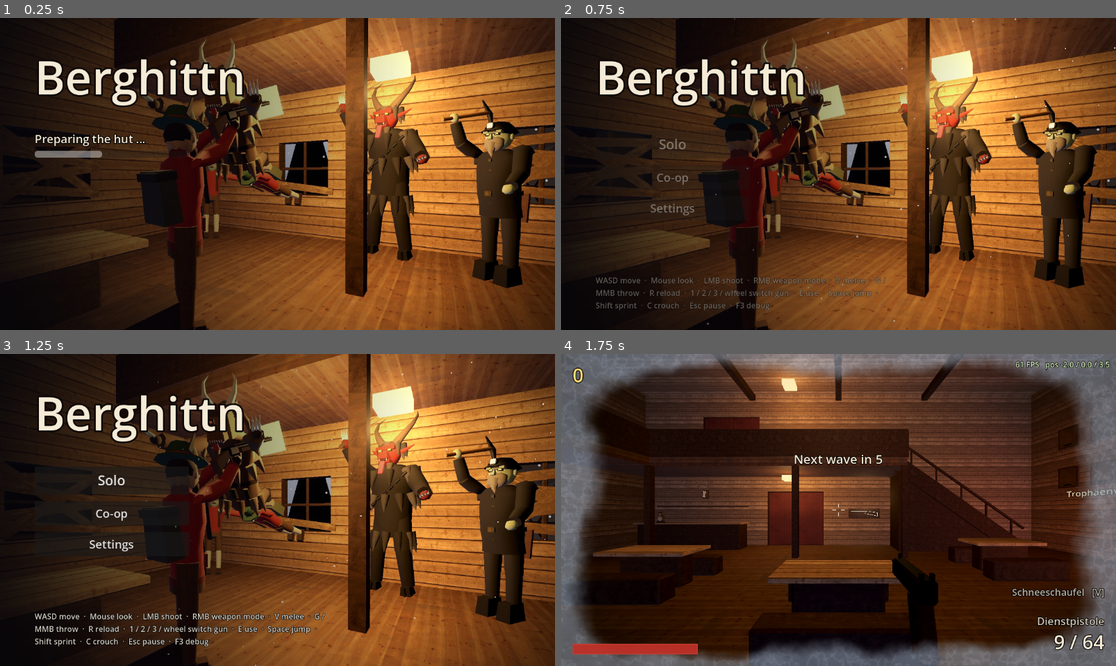
Above: before the commit, frames 1-4 (two rows, left to right).
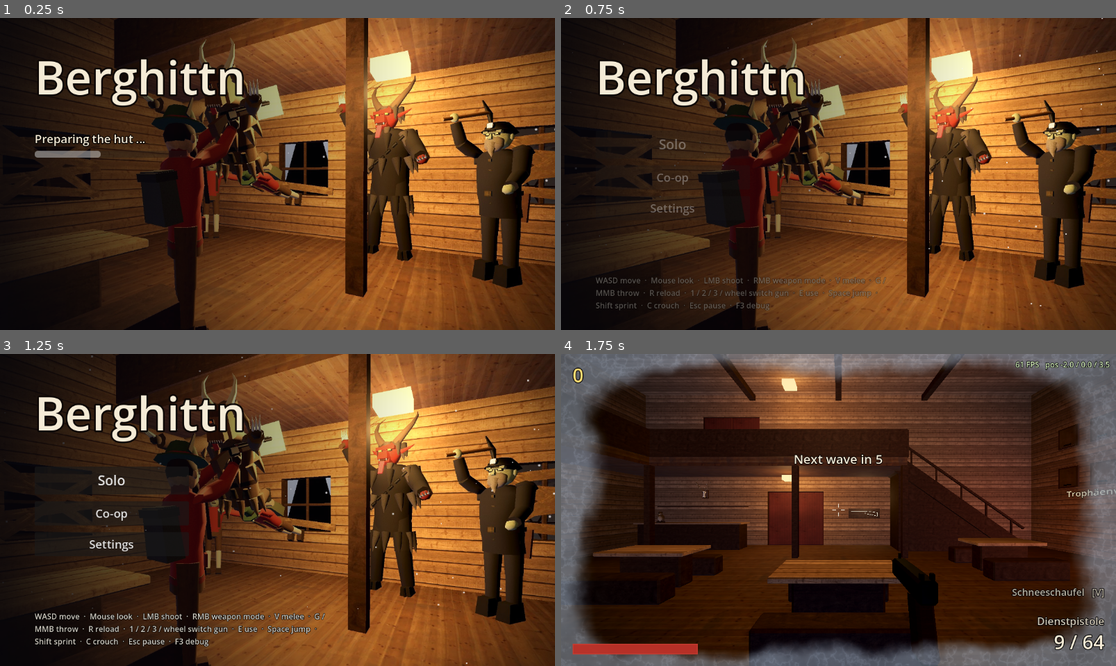
Above: after the commit, the same moments.

Repository: WiesnSims/Berghittn
Game: Godot game, scene res://scenes/main.tscn
Same seed, same stepped clock (60 frames per second), same inputs: the game is played once before the commit and once after it.
Inputs (mouse positions are in pixels of both pictures, inside the frame that each line leads up to):
- Up to frame 1 (0.25 s): no input
- Up to frame 2 (0.75 s): move the mouse to (960, 158) at 0.52 s; hold D (move_right) from 0.53 s (still down); hold Right mouse button (secondary) from 0.53 s (still down); click (960, 158) at 0.67 s
- Up to frame 3 (1.25 s): keep holding D (move_right); keep holding Right mouse button (secondary); tap Space (jump) at 0.77 s
- Up to frame 4 (1.75 s): release D (move_right) at 1.25 s; release Right mouse button (secondary) at 1.25 s; click "Solo" at 1.25 s

The runs differ from the first frame. In frame 1, less than 0.1% of the frame differs, in the area x 17-19%, y 42-45%; in frame 2, 0.1%; in frame 3, 0.1%, in the area x 4-100%, y 0-100%; in frame 4, nothing differs.

Commit message:
Die Resi plays fair (#94): 5 s of grace, then 3 blows before she bolts
Her bell lures only 5 s after a player first came near. Each enemy at her
strikes once every 1.5 s, and she bolts after 3 blows, shown on a bar over
her back (synced to co-op copies).

Co-Authored-By: Claude Opus 5.5 <noreply@anthropic.com>
Claude-Session: https://claude.ai/code/session_01QZdAYet6vTHzMJxL6DLMsm

Diff:
--- /dev/null
+++ b/assets/materials/resi_bar_back.tres
@@ -0,0 +1,7 @@
+[gd_resource type="StandardMaterial3D" format=3]
+
+[resource]
+shading_mode = 0
+albedo_color = Color(0.08, 0.06, 0.05, 1)
+billboard_mode = 1
+billboard_keep_scale = true
--- /dev/null
+++ b/assets/materials/resi_bar_fill.tres
@@ -0,0 +1,7 @@
+[gd_resource type="StandardMaterial3D" format=3]
+
+[resource]
+shading_mode = 0
+albedo_color = Color(1, 0.55, 0.75, 1)
+billboard_mode = 1
+billboard_keep_scale = true
--- a/scripts/constants.gd
+++ b/scripts/constants.gd
@@ -116,6 +116,15 @@
 # Seconds between her moos (random in between).
 const RESI_MOO_MIN: float = 7.0
 const RESI_MOO_MAX: float = 15.0
+## Playing fair (#94, play-test 2026-10-24): her bell lures only this many seconds after a player first
+## came near; then she takes this many blows before she bolts, each enemy at her striking once every
+## RESI_HIT_INTERVAL seconds (the first one that long after it got to her).
+const RESI_NOTICE_GRACE: float = 5.0
+const RESI_HEALTH: int = 3
+const RESI_HIT_INTERVAL: float = 1.5
+## Her health bar over her back: how high (m), how wide and how tall.
+const RESI_BAR_HEIGHT: float = 2.0
+const RESI_BAR_SIZE: Vector2 = Vector2(0.9, 0.1)
 
 # Random events: from which wave, the chance per wave, and when in the wave (seconds).
 const RANDOM_EVENT_FIRST_WAVE: int = 2
--- a/scripts/events/resi.gd
+++ b/scripts/events/resi.gd
@@ -1,9 +1,11 @@
 class_name Resi
 extends CharacterBody3D
 ## Die Resi (section 8a): a lost Almkuh who wanders down into the beer garden for a while. Hold E to
-## milk her (full heal and a free Brettljause helping). Once a player has come near her, her bell draws
-## the enemies around her (group "lures", see Enemy), and if one reaches her she bolts. Until then they
-## leave her alone, so she is not chased off before anyone got to her. The EventDirector sends her in.
+## milk her (full heal and a free Brettljause helping). RESI_NOTICE_GRACE seconds after a player first
+## came near her, her bell draws the enemies around her (group "lures", see Enemy); each that reaches
+## her strikes her now and then, and after RESI_HEALTH blows (a bar over her back) she bolts. Until
+## then they leave her alone, so she is not chased off before anyone got to her (#94: before, the
+## first touch made her bolt the moment a player came near). The EventDirector sends her in.
 ## Co-op (M7, CoopEvents): she walks on the host; a guest's copy only shows her, and a guest's milking
 ## is the host's to allow (then the guest's own game heals them and serves the Jause).
 
@@ -15,6 +17,8 @@
 const NECK: Vector3 = Vector3(0.0, 1.3, -0.72)
 const STRAP: Vector3 = Vector3(0.0, 1.08, -0.86)
 const TAIL: Vector3 = Vector3(0.0, 1.38, 0.86)
+const BAR_BACK: Material = preload("res://assets/materials/resi_bar_back.tres")
+const BAR_FILL: Material = preload("res://assets/materials/resi_bar_fill.tres")
 
 ## Seconds between milking pulls while E is held (Interactor).
 var interact_repeat: float = 0.1
@@ -37,8 +41,16 @@
 var _leg_time: float = 0.0
 var _milk: float = 0.0
 var _milk_since: float = INF
-# Whether a player has come near her yet; only from then on does her bell lure (and stays luring).
+# Whether a player has come near her yet, and seconds since; RESI_NOTICE_GRACE later her bell lures
+# (and stays luring).
 var _noticed: bool = false
+var _near_since: float = -1.0
+## Blows she can still take before she bolts (#94); a copy has the host's.
+var health: int = Constants.RESI_HEALTH
+# Enemy -> seconds until it strikes her again, for those at her now.
+var _strikers: Dictionary = {}
+var _bar: Node3D
+var _bar_fill: QuadMesh
 var _walk_phase: float = 0.0
 var _moving: float = 0.0
 var _head_down: float = 0.0
@@ -58,6 +70,37 @@
 	_rng.randomize()
 	for child: Node in _model.get_children():
 		_rest[child] = (child as Node3D).transform
+	_build_bar()
+
+
+func _build_bar() -> void:
+	_bar = Node3D.new()
+	_bar.position = Vector3.UP * Constants.RESI_BAR_HEIGHT
+	add_child(_bar)
+	var back := MeshInstance3D.new()
+	var quad := QuadMesh.new()
+	quad.size = Constants.RESI_BAR_SIZE + Vector2(0.04, 0.04)
+	back.mesh = quad
+	back.material_override = BAR_BACK
+	back.cast_shadow = GeometryInstance3D.SHADOW_CASTING_SETTING_OFF
+	_bar.add_child(back)
+	var fill := MeshInstance3D.new()
+	_bar_fill = QuadMesh.new()
+	fill.mesh = _bar_fill
+	fill.material_override = BAR_FILL
+	fill.cast_shadow = GeometryInstance3D.SHADOW_CASTING_SETTING_OFF
+	_bar.add_child(fill)
+	_show_health()
+
+
+## The bar: her blows left, from the left (the quad is turned to the camera, so it is shaped in its
+## own space: the fill a little in front of the back).
+func _show_health() -> void:
+	var share: float = clampf(float(health) / Constants.RESI_HEALTH, 0.0, 1.0)
+	var width: float = Constants.RESI_BAR_SIZE.x
+	_bar_fill.size = Vector2(maxf(width * share, 0.001), Constants.RESI_BAR_SIZE.y)
+	_bar_fill.center_offset = Vector3(-width * (1.0 - share) * 0.5, 0.0, 0.01)
+	_bar.visible = is_milkable() and health > 0
 
 
 ## Walks in through the garden gate, down the ramp, and then between the spots, always by way of the
@@ -85,12 +128,17 @@
 
 
 func net_state() -> Array:
-	return [int(_state), not _route.is_empty()]
+	return [int(_state), not _route.is_empty(), health]
 
 
 func net_apply(state: Array) -> void:
 	var new_state: State = int(state[0]) as State
 	_copy_walking = bool(state[1])
+	if state.size() > 2 and int(state[2]) != health:
+		if int(state[2]) < health:
+			_moo()
+		health = int(state[2])
+		_show_health()
 	if new_state == _state:
 		return
 	if new_state in [State.MILKED, State.LEAVING, State.BOLTING]:
@@ -98,6 +146,7 @@
 	if new_state == State.MILKED:
 		_milk = 0.0
 	_state = new_state
+	_show_health()
 
 
 ## Host: a guest milked their copy of her to the end.
@@ -132,8 +181,26 @@
 	return false
 
 
-func lure_reached(_enemy: Node3D) -> void:
-	if is_luring():
+## An enemy at her: it strikes her every RESI_HIT_INTERVAL; out of blows, she bolts.
+func lure_reached(enemy: Node3D) -> void:
+	if not is_luring():
+		return
+	if not _strikers.has(enemy):
+		_strikers[enemy] = Constants.RESI_HIT_INTERVAL
+		return
+	if _strikers[enemy] > 0.0:
+		return
+	_strikers[enemy] = Constants.RESI_HIT_INTERVAL
+	struck()
+
+
+## A blow: one less, and a moo; the last one sends her off.
+func struck() -> void:
+	health -= 1
+	Sound.play_at(&"enemy_attack", global_position + Vector3.UP * 1.0)
+	_moo()
+	_show_health()
+	if health <= 0:
 		_leave(true)
 
 
@@ -172,8 +239,17 @@
 		_copy_step(delta)
 		return
 	_milk_since += delta
-	if not _noticed:
-		_noticed = _player_near()
+	if _near_since < 0.0 and _player_near():
+		_near_since = 0.0
+	if _near_since >= 0.0 and not _noticed:
+		_near_since += delta
+		_noticed = _near_since >= Constants.RESI_NOTICE_GRACE
+	# Enemies at her count down to their next blow; those gone are forgotten.
+	for enemy: Node3D in _strikers.keys():
+		if not is_instance_valid(enemy) or not (enemy as Enemy).is_alive() or _flat_distance(enemy) > Constants.ENEMY_LURE_REACH + 0.5:
+			_strikers.erase(enemy)
+		else:
+			_strikers[enemy] -= delta
 	_moo_left -= delta
 	if _moo_left <= 0.0:
 		_moo()
@@ -228,12 +304,17 @@
 	Events.event_announced.emit(text)
 
 
+func _flat_distance(node: Node3D) -> float:
+	return Vector2(node.global_position.x - global_position.x, node.global_position.z - global_position.z).length()
+
+
 func _milked() -> void:
 	_moo()
 	_milk = 0.0
 	_state = State.MILKED
 	_wait_left = 1.5
 	_drop_marker()
+	_show_health()
 
 
 func _leave(bolt: bool) -> void:
@@ -243,6 +324,7 @@
 		Coop.announce("EVENT_RESI_BOLTED")
 		_moo()
 	_drop_marker()
+	_show_health()
 
 
 func _moo() -> void:
--- a/tests/m5_events.gd
+++ b/tests/m5_events.gd
@@ -1,8 +1,9 @@
 extends Node
 ## Run: godot --headless --fixed-fps 60 res://tests/m5_events.tscn
 ## Section 8a events on the real main scene. Die Resi: only with the Terrasse open, walks into the
-## beer garden, is marked map-wide, once a player comes near her bell pulls outside enemies to her (they
-## make her bolt; before that they leave her alone), and
+## beer garden, is marked map-wide, 5 s after a player comes near her bell pulls outside enemies to her
+## (#94: they strike her, and after 3 blows, shown on a bar over her, she bolts; before that they leave
+## her alone), and
 ## milking her heals fully and gives a free Brettljause helping. The Bierfassl rolls down off the alm
 ## into the garden, flattens what is in its way, stops at a wall or a player, and tapping it gives a Schnaps.
 ## The Murmeltier pops up near the player where players can walk, screams, hops, and pays out when hit.
@@ -370,17 +371,27 @@
 		await get_tree().physics_frame
 		left_alone = left_alone and enemy._find_lure() == null and resi._state != Resi.State.BOLTING
 	_check(left_alone and not resi._noticed, "with no player near, her bell lures nobody and she stays")
+	# A player walks out to her: RESI_NOTICE_GRACE later the bell pulls.
+	player.global_position = resi.global_position + Vector3(0.0, 0.3, -Constants.RESI_NOTICE_RADIUS + 2.0)
+	player.velocity = Vector3.ZERO
+	await _seconds(Constants.RESI_NOTICE_GRACE - 0.5)
+	_check(not resi._noticed and enemy._find_lure() == null, "for %.0f s after a player came near, still nobody goes for her" % Constants.RESI_NOTICE_GRACE)
+	await _seconds(0.6)
+	_check(resi._noticed and resi._bar.visible, "then her bell pulls; her bar shows %d blows" % resi.health)
+	# (Held still until now: left to itself it would be in through a window, past her pull.)
 	enemy.set_physics_process(true)
-	# A player walks out to her: from now on the bell pulls.
-	player.global_position = resi.global_position + Vector3(0.0, 0.3, -Constants.RESI_NOTICE_RADIUS + 2.0)
-	player.velocity = Vector3.ZERO
 	var bolted: bool = false
-	for i: int in 60 * 20:
+	var blows: Array[int] = []
+	for i: int in 60 * 30:
 		await get_tree().physics_frame
 		if not is_instance_valid(resi) or resi._state == Resi.State.BOLTING:
 			bolted = true
 			break
+		if blows.is_empty() or blows.back() != resi.health:
+			blows.append(resi.health)
 	_check(start <= Constants.RESI_LURE_RADIUS and bolted, "her bell pulls an outside enemy (%.0f m off) to her, and she bolts" % start)
+	_check(blows == [3, 2, 1] and is_instance_valid(resi) and resi.health == 0 and not resi._bar.visible,
+			"only after %d blows (%s), each %.1f s apart" % [Constants.RESI_HEALTH, blows, Constants.RESI_HIT_INTERVAL])
 	_check(_banners.back() == "Die Resi is davon!", "announced: %s" % _banners.back())
 	_check(get_tree().get_nodes_in_group("map_markers").is_empty(), "the marker goes with her")
 	await _frames(2)
Not shown, changed: GAME_DESIGN.md
